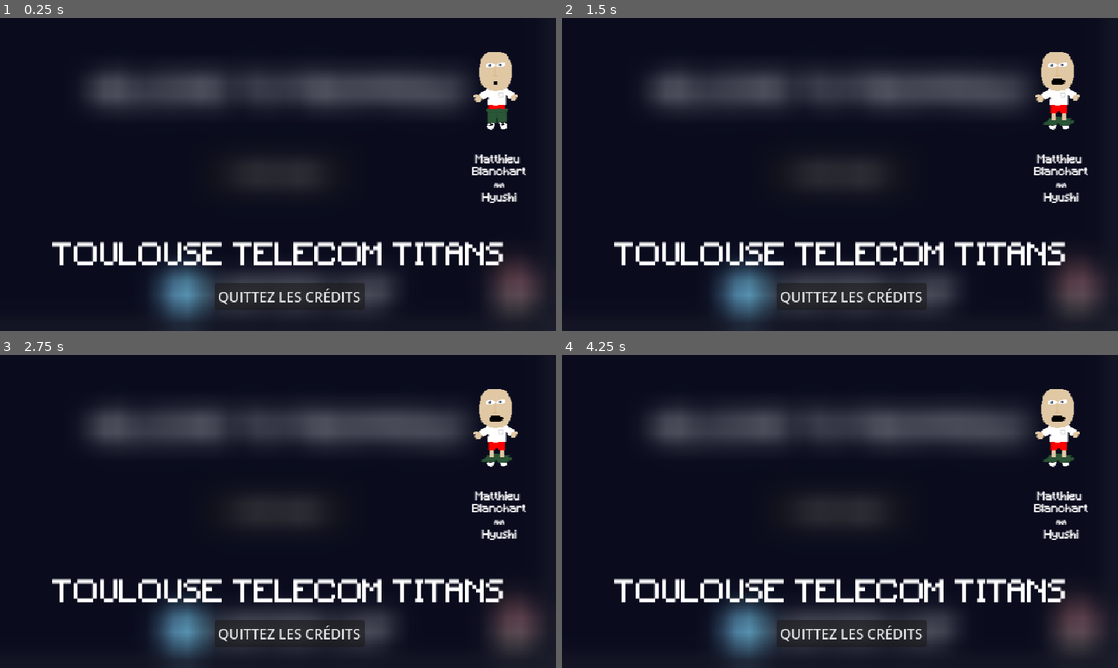
Above: before the commit, frames 1-4 (two rows, left to right).
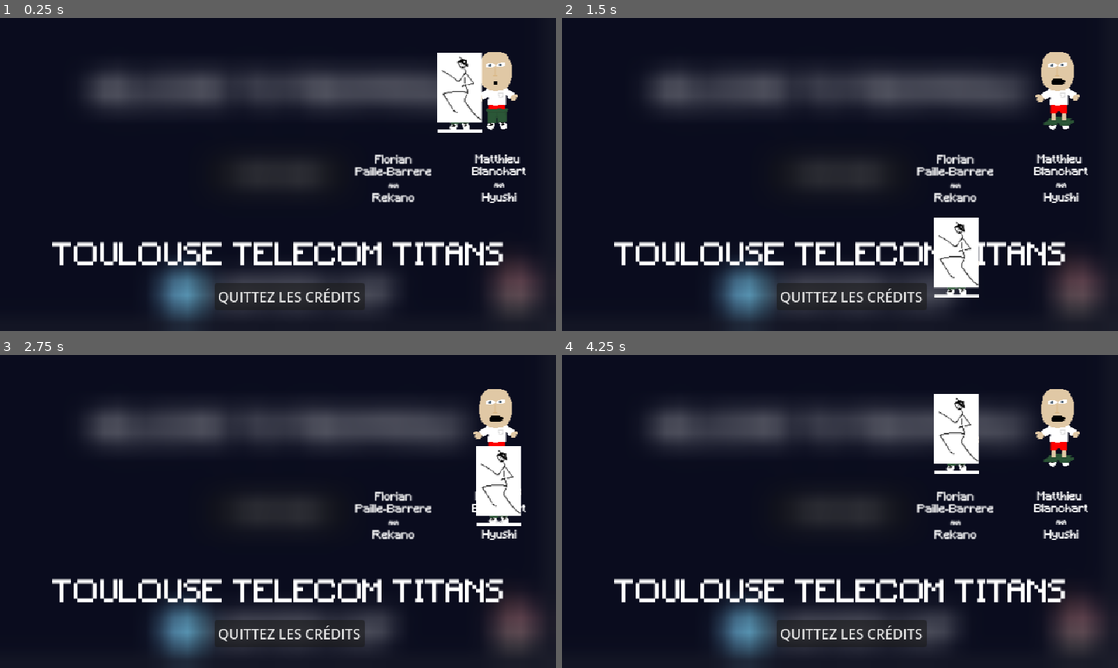
Above: after the commit, the same moments.

Repository: mattBlanchart/fibon-agile
Game: Godot game, scene res://scenes/credits/credits.tscn
Two runs of this game, one before a commit and one after it. Both use one fixed random seed, a clock stepped at 60 frames per second and the inputs below. This scene is started directly instead of the project's main scene.
Inputs (mouse positions are in pixels of both pictures, inside the frame that each line leads up to):
- Up to frame 1 (0.25 s): no input
- Up to frame 2 (1.5 s): click "START GAME" at 0.5 s; click "START GAME" at 1.25 s
- Up to frame 3 (2.75 s): click "START GAME" at 2 s
- Up to frame 4 (4.25 s): move the mouse to (962, 495) at 2.77 s; click (962, 495) at 2.92 s; move the mouse to (728, 527) at 3.52 s; click (728, 527) at 3.67 s

The runs differ from the first frame. In frame 1, 2.6% of the frame differs, in the area x 63-87%, y 11-59%; in frame 2, 2.5%; in frame 3, 2.5%; in frame 4, 2.6%.

Commit message:
Add flo credits

Diff:
--- a/scenes/credits/credits.gd
+++ b/scenes/credits/credits.gd
@@ -1,10 +1,43 @@
 extends Control #pour la navigation
 
+var isGoingToRight: bool = true;
+var isGoingToLeft: bool = false;
+var isGoingDown: bool = false;
+var isGoingUp: bool = false;
 
 # Called every frame. 'delta' is the elapsed time since the previous frame.
 func _ready():
 	pass
 
+
+
+func _process(delta: float) -> void:
+
+	if $CanvasLayer/FloBody2D.position.x == 120 && $CanvasLayer/FloBody2D.position.y == 0:
+		isGoingToRight = false
+		isGoingDown = true
+	elif $CanvasLayer/FloBody2D.position.x == 120 && $CanvasLayer/FloBody2D.position.y == 200:
+		isGoingDown=false
+		isGoingToLeft=true
+	elif $CanvasLayer/FloBody2D.position.x == 0 && $CanvasLayer/FloBody2D.position.y == 200:
+		isGoingToLeft=false
+		isGoingUp=true
+	elif $CanvasLayer/FloBody2D.position.x == 0 && $CanvasLayer/FloBody2D.position.y == 0:
+		isGoingToRight=true
+		isGoingUp=false
+
+	if isGoingToRight:
+		$CanvasLayer/FloBody2D.position.x += 5
+	elif isGoingToLeft:
+		$CanvasLayer/FloBody2D.position.x -= 5
+	elif isGoingDown:
+		$CanvasLayer/FloBody2D.position.y += 5
+	elif isGoingUp:
+		$CanvasLayer/FloBody2D.position.y -= 5
+
+	print("x = " + str($CanvasLayer/FloBody2D.position.x) + " y = " + str($CanvasLayer/FloBody2D.position.y) + " right = " + str(isGoingToRight) + " left = " + str(isGoingToLeft)
+		+ " up = " + str(isGoingUp) + " down = " + str(isGoingDown))
+
 func _on_quit_credit_pressed() -> void:
 		print("Go to Welcome page")
 		get_tree().change_scene_to_file("res://scenes/welcome/welcome.tscn")
--- a/scenes/credits/credits.tscn
+++ b/scenes/credits/credits.tscn
@@ -9,13 +9,15 @@
 [ext_resource type="Texture2D" uid="uid://c3ya1xuxr71bp" path="res://assets/credits/MB/MB_nom.png" id="7_lwbe5"]
 [ext_resource type="Script" uid="uid://co5ktlyeohrvd" path="res://scenes/credits/SpriteMB.gd" id="8_mxqwe"]
 [ext_resource type="Texture2D" uid="uid://djjg5koxlwtp8" path="res://assets/credits/MB/MB_sheet.png" id="8_t15ab"]
+[ext_resource type="Texture2D" uid="uid://bog0mcxikkhi8" path="res://assets/credits/FP/FP_nom.png" id="8_wprml"]
+[ext_resource type="Texture2D" uid="uid://bdhw5t8fejyu6" path="res://assets/credits/FP/FP_sheet.png" id="11_o5atr"]
 
 [sub_resource type="Animation" id="Animation_lwbe5"]
 resource_name = "MB"
 tracks/0/type = "value"
 tracks/0/imported = false
 tracks/0/enabled = true
-tracks/0/path = NodePath("Sprite2D:frame")
+tracks/0/path = NodePath("../CharacterBody2D/Sprite2D:frame")
 tracks/0/interp = 1
 tracks/0/loop_wrap = true
 tracks/0/keys = {
@@ -30,7 +32,7 @@
 tracks/0/type = "value"
 tracks/0/imported = false
 tracks/0/enabled = true
-tracks/0/path = NodePath("Sprite2D:frame")
+tracks/0/path = NodePath("../CharacterBody2D/Sprite2D:frame")
 tracks/0/interp = 1
 tracks/0/loop_wrap = true
 tracks/0/keys = {
@@ -129,6 +131,10 @@
 position = Vector2(575, 185)
 texture = ExtResource("7_lwbe5")
 
+[node name="FP_nom" type="Sprite2D" parent="CanvasLayer"]
+position = Vector2(453, 185)
+texture = ExtResource("8_wprml")
+
 [node name="QuitCredit" type="Button" parent="CanvasLayer"]
 anchors_preset = 7
 anchor_left = 0.5
@@ -161,4 +167,20 @@
 &"": SubResource("AnimationLibrary_mxqwe")
 }
 
+[node name="FloBody2D" type="CharacterBody2D" parent="CanvasLayer"]
+script = ExtResource("8_mxqwe")
+
+[node name="Sprite2D" type="Sprite2D" parent="CanvasLayer/FloBody2D"]
+position = Vector2(454, 86)
+texture = ExtResource("11_o5atr")
+hframes = 3
+vframes = 2
+
+[node name="CollisionShape2D" type="CollisionShape2D" parent="CanvasLayer/FloBody2D"]
+
+[node name="AnimationPlayer" type="AnimationPlayer" parent="CanvasLayer/FloBody2D"]
+libraries = {
+&"": SubResource("AnimationLibrary_mxqwe")
+}
+
 [connection signal="pressed" from="CanvasLayer/QuitCredit" to="." method="_on_quit_credit_pressed"]
Binary file added: assets/credits/FP/FP_sheet.png
Not shown, added: assets/credits/FP/FP_sheet.png.import
Binary file added: assets/credits/FP/Flo_running.png
Not shown, added: assets/credits/FP/Flo_running.png.import
Not shown: 1 places in scenes/credits/credits.tscn that only renumber resources
